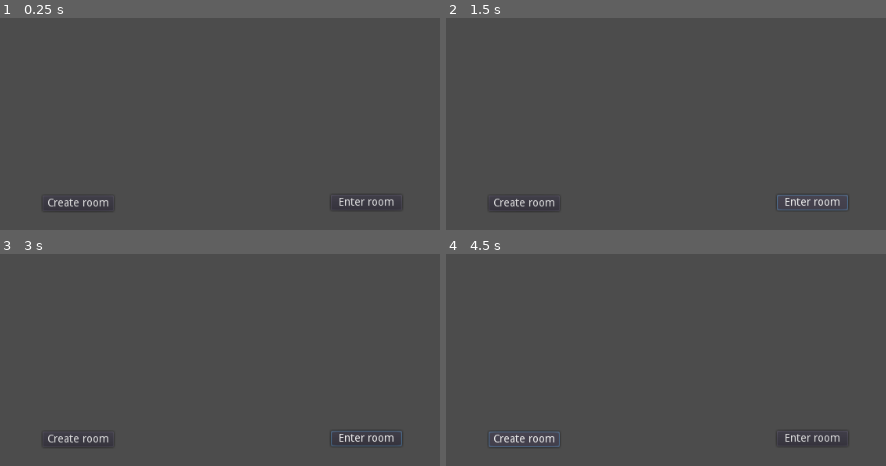
Above: before the commit, frames 1-4 (two rows, left to right).
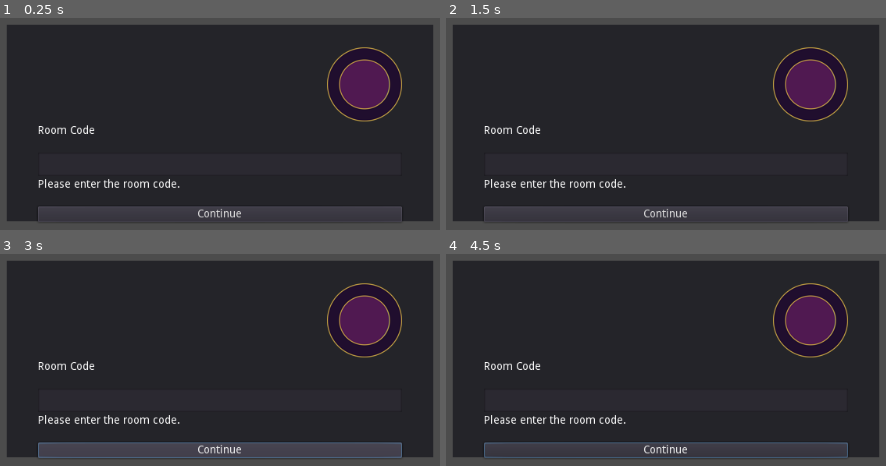
Above: after the commit, the same moments.

Repository: braveachilles/online_test_connection
Game: Godot game, scene res://RoomMenu.tscn
The game is run twice, just before and just after one commit, with the same random seed, the same clock (stepped at 60 frames per second) and the same inputs.
Inputs (mouse positions are in pixels of both pictures, inside the frame that each line leads up to):
- Up to frame 1 (0.25 s): no input
- Up to frame 2 (1.5 s): click (811, 83) at 0.52 s; click "Enter room" at 1.25 s
- Up to frame 3 (3 s): click "Enter room" at 2 s; click (220, 451) at 2.75 s, where only the run after the commit has a clickable "Continue"
- Up to frame 4 (4.5 s): click (666, 451) at 3.5 s, where only the run after the commit has a clickable "Continue"; click "Create room" at 4.25 s

The runs differ from the first frame. In frame 1, 84% of the frame differs, in the area x 1-99%, y 3-96%; in frame 2, 84%; in frame 3, 84%, in the area x 1-99%, y 3-97%; in frame 4, 84%.

Commit message:
first steps

Diff:
--- a/Lobby.tscn
+++ b/Lobby.tscn
@@ -1,17 +1,44 @@
 [gd_scene format=2]
 
-[node name="Lobby" type="Node2D"]
+[node name="Lobby" type="Control"]
+anchor_right = 1.0
+anchor_bottom = 1.0
 
 [node name="Label" type="Label" parent="."]
-margin_left = 486.0
-margin_top = 222.0
-margin_right = 529.0
-margin_bottom = 236.0
+anchor_right = 1.0
+anchor_bottom = 1.0
+margin_left = 480.0
+margin_top = 150.0
+margin_right = -501.0
+margin_bottom = -436.0
 text = "LOBBY"
 
 [node name="RoomNumber" type="Label" parent="."]
-margin_left = 460.0
-margin_top = 280.0
-margin_right = 551.0
-margin_bottom = 294.0
+margin_left = 776.0
+margin_top = 216.0
+margin_right = 867.0
+margin_bottom = 230.0
 text = "Room number"
+
+[node name="PlayerList" type="ItemList" parent="."]
+anchor_right = 1.0
+anchor_bottom = 1.0
+margin_left = 422.0
+margin_top = 316.0
+margin_right = -422.0
+margin_bottom = -104.0
+
+[node name="Chat" type="ItemList" parent="."]
+anchor_right = 1.0
+anchor_bottom = 1.0
+margin_left = 736.0
+margin_top = 316.0
+margin_right = -74.0
+margin_bottom = -102.0
+
+[node name="SendMessage" type="Button" parent="."]
+margin_left = 768.0
+margin_top = 539.0
+margin_right = 939.0
+margin_bottom = 565.0
+text = "Send message"
--- a/RoomMenu.gd
+++ b/RoomMenu.gd
@@ -1,4 +1,4 @@
-extends Node2D
+extends Control
 
 
 # Declare member variables here. Examples:
@@ -17,3 +17,11 @@
 func _on_CreateRoom_pressed():
 	var peer = NetworkedMultiplayerENet.new()
 	peer.create_server(8000, 4)
+
+
+func _on_EnterRoom_pressed():
+	$PopupEnterCodeRoom.visible = true
+
+
+func _on_TextureButton_pressed():
+	$PopupEnterCodeRoom.visible = false
--- a/RoomMenu.tscn
+++ b/RoomMenu.tscn
@@ -1,8 +1,11 @@
-[gd_scene load_steps=2 format=2]
+[gd_scene load_steps=3 format=2]
 
 [ext_resource path="res://RoomMenu.gd" type="Script" id=1]
+[ext_resource path="res://normal_corner.png" type="Texture" id=2]
 
-[node name="RoomMenu" type="Node2D"]
+[node name="RoomMenu" type="Control"]
+anchor_right = 1.0
+anchor_bottom = 1.0
 script = ExtResource( 1 )
 
 [node name="CreateRoom" type="Button" parent="."]
@@ -19,4 +22,56 @@
 margin_bottom = 412.0
 text = "Enter room"
 
+[node name="PopupEnterCodeRoom" type="Panel" parent="."]
+anchor_right = 1.0
+anchor_bottom = 1.0
+margin_left = 239.0
+margin_top = 174.0
+margin_right = -239.0
+margin_bottom = -174.0
+
+[node name="VBoxContainer" type="VBoxContainer" parent="PopupEnterCodeRoom"]
+anchor_right = 1.0
+anchor_bottom = 1.0
+margin_left = 40.0
+margin_top = 29.0
+margin_right = -40.0
+margin_bottom = -29.0
+
+[node name="TextureButton" type="TextureButton" parent="PopupEnterCodeRoom/VBoxContainer"]
+margin_left = 370.0
+margin_right = 466.0
+margin_bottom = 96.0
+size_flags_horizontal = 10
+size_flags_vertical = 10
+texture_normal = ExtResource( 2 )
+
+[node name="RoomCode" type="Label" parent="PopupEnterCodeRoom/VBoxContainer"]
+margin_top = 100.0
+margin_right = 466.0
+margin_bottom = 131.0
+text = "Room Code
+"
+
+[node name="TextEdit" type="TextEdit" parent="PopupEnterCodeRoom/VBoxContainer"]
+margin_top = 135.0
+margin_right = 466.0
+margin_bottom = 165.0
+rect_min_size = Vector2( 0, 30 )
+
+[node name="TextPopup" type="Label" parent="PopupEnterCodeRoom/VBoxContainer"]
+margin_top = 169.0
+margin_right = 466.0
+margin_bottom = 200.0
+text = "Please enter the room code.
+"
+
+[node name="Continue" type="Button" parent="PopupEnterCodeRoom/VBoxContainer"]
+margin_top = 204.0
+margin_right = 466.0
+margin_bottom = 224.0
+text = "Continue"
+
 [connection signal="pressed" from="CreateRoom" to="." method="_on_CreateRoom_pressed"]
+[connection signal="pressed" from="EnterRoom" to="." method="_on_EnterRoom_pressed"]
+[connection signal="pressed" from="PopupEnterCodeRoom/VBoxContainer/TextureButton" to="." method="_on_TextureButton_pressed"]
Binary file added: normal_corner.png
Not shown, added: normal_corner.png.import
